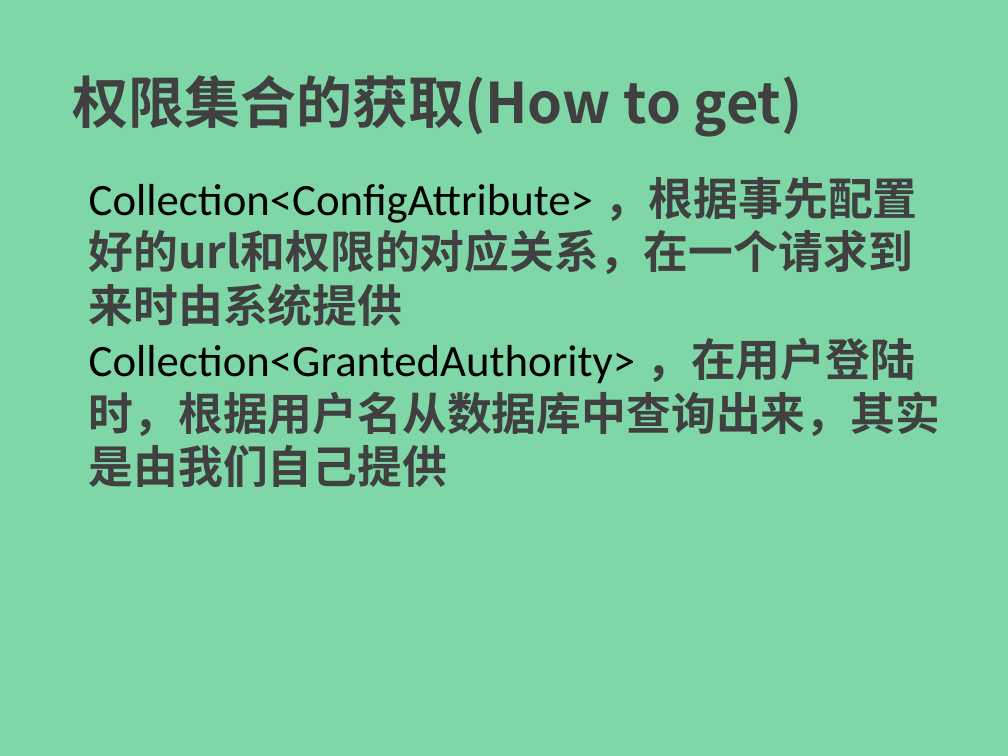
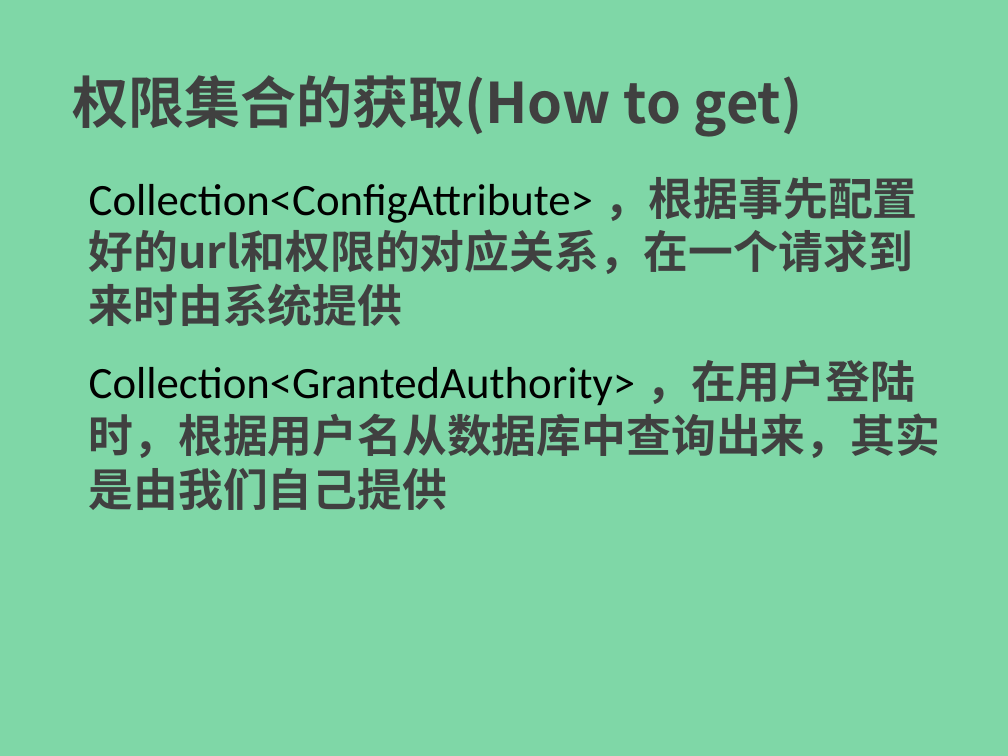
Before and after one commit to endofprogram/eop-ssei, a slide deck: slide 5 of ppt/spring-security-easy-in-02.pptx. Drawn at 1008x756 pixels with LibreOffice and Linux fonts; fonts in the diff are those of the drawing. Boxes give left, top, right and bottom in pixels: in the first picture for what was removed or moved away, otherwise in the second. Text is boxed around its words. In the diff, an @@ line names an element or a change of style, - is before the commit and + after.

```diff
--- a/ppt/spring-security-easy-in-02.pptx
+++ b/ppt/spring-security-easy-in-02.pptx
@@ text at bbox=[89, 338, 941, 487]: paragraph removed @@
-Collection<GrantedAuthority> ，在用户登陆时，根据用户名从数据库中查询出来，其实是由我们自己提供
@@ text added at bbox=[89, 360, 941, 510], 32 pt, text #404040, bold @@
+Collection<GrantedAuthority> ，在用户登陆时，根据用户名从数据库中查询出来，其实是由我们自己提供
```
Also in this commit, not shown: 7 other slides changed, 2 other files.
